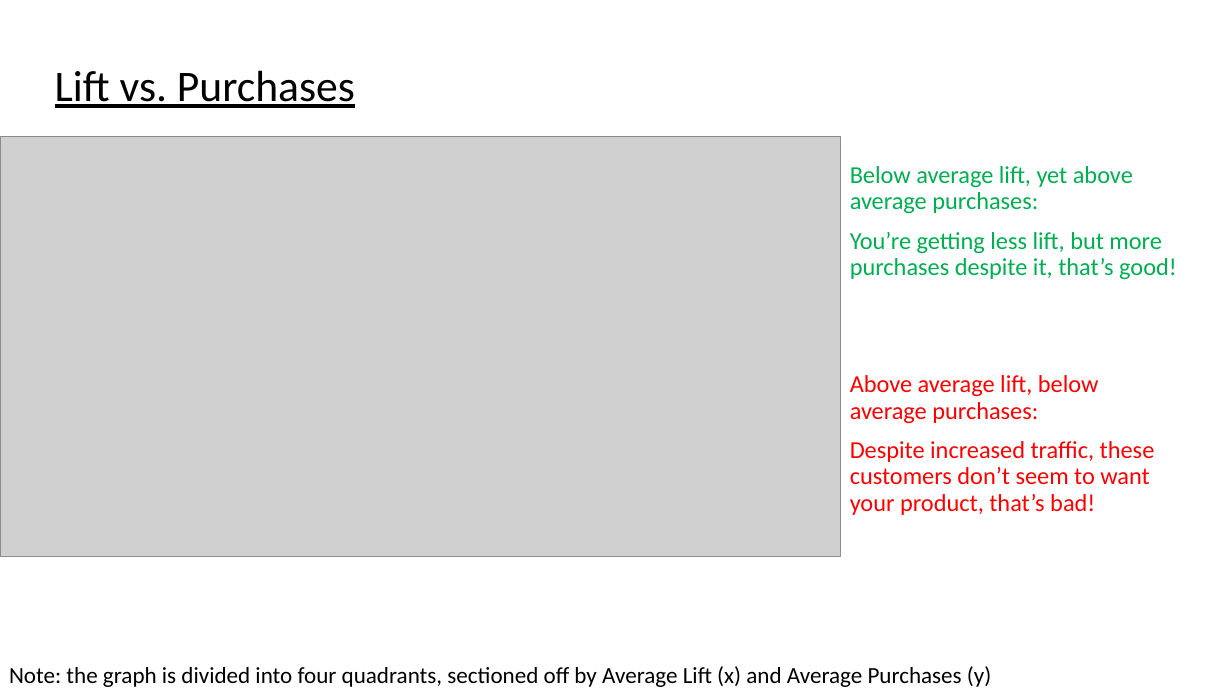
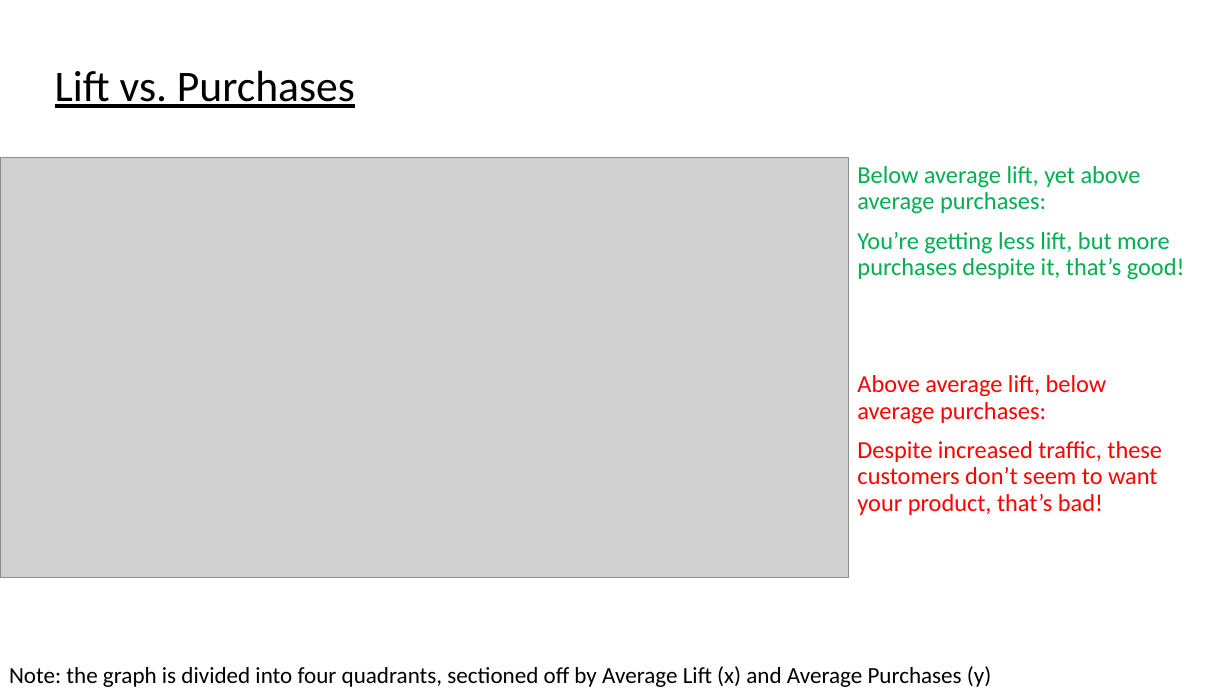
Before and after one commit to papir805/telepulse_ad_campaign_report, a slide deck: slide 15 of companyxyz_presentationNEW.pptx. Drawn at 1232x693 pixels with LibreOffice and Linux fonts; fonts in the diff are those of the drawing; grey boxes stand for pictures. Boxes give left, top, right and bottom in pixels: in the first picture for what was removed or moved away, otherwise in the second. Text is boxed around its words. In the diff, an @@ line names an element or a change of style, - is before the commit and + after.

```diff
--- a/companyxyz_presentationNEW.pptx
+++ b/companyxyz_presentationNEW.pptx
@@ picture: place and size @@
-picture at [0,137,841,556]
+picture at [0,158,848,578]
@@ text "Below average lift, yet above ...": place and size @@
-text "Below average lift, yet above ..." at [850,166,1177,515]
+text "Below average lift, yet above ..." at [857,166,1185,515]
```
Also in this commit, not shown: 2 other slides changed, 4 other files.
